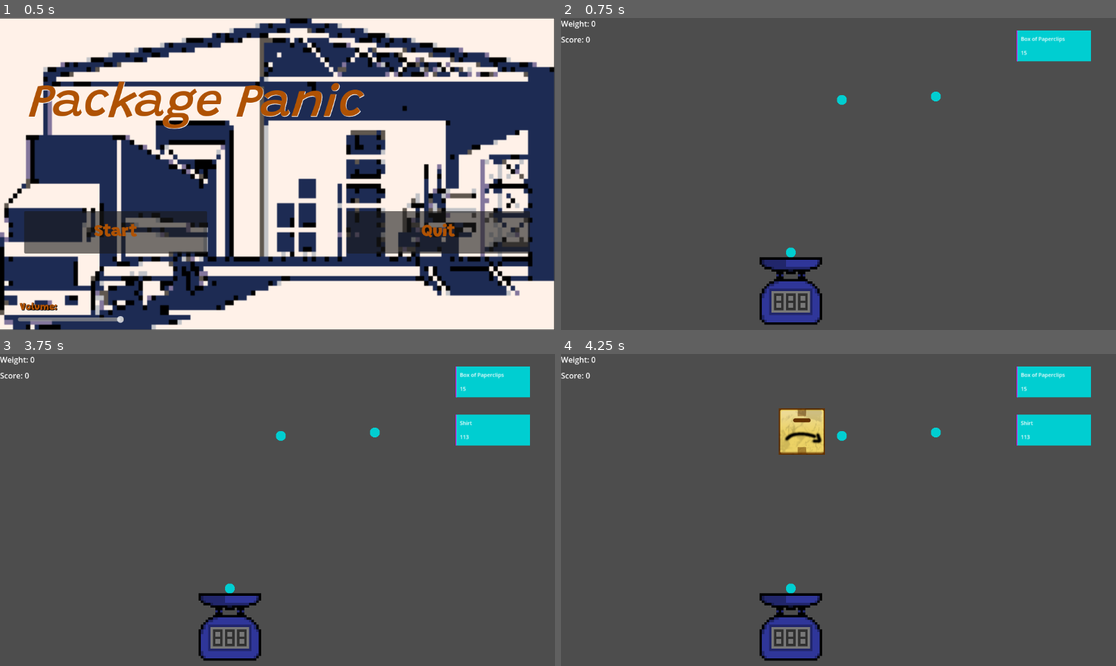
Above: before the commit, frames 1-4 (two rows, left to right).
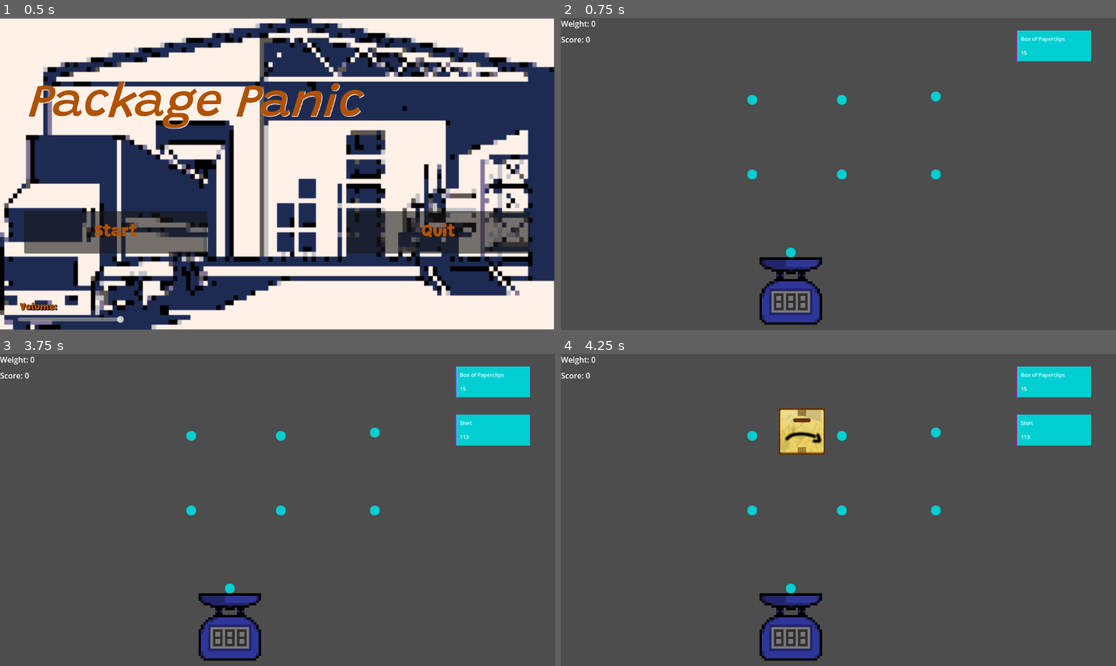
Above: after the commit, the same moments.

Repository: rodemananthony/gmtk-2024
Game: Godot game, scene res://scenes/Title Screen.tscn
Same seed, same stepped clock (60 frames per second), same inputs: the game is played once before the commit and once after it.
Inputs (mouse positions are in pixels of both pictures, inside the frame that each line leads up to):
- Up to frame 1 (0.5 s): no input
- Up to frame 2 (0.75 s): click "Start" at 0.5 s
- Up to frame 3 (3.75 s): tap Enter at 1.25, 2.75 s; move the mouse to (399, 494) at 1.27 s; click (399, 494) at 1.35 s; tap Space at 2, 3.5 s; drag from (166, 525) to (283, 435) at 2.02 s; move the mouse to (333, 441) at 2.77 s; click (333, 441) at 2.85 s; drag from (249, 572) to (377, 432) at 3.52 s
- Up to frame 4 (4.25 s): no input

Frame 1 is identical in both runs. In frame 2, 0.2% of the frame differs, in the area x 33-69%, y 24-52%; in frame 3, 0.2%; in frame 4, 0.2%.

Commit message:
changing shid

Diff:
--- a/scenes/test/catalog_test.tscn
+++ b/scenes/test/catalog_test.tscn
@@ -43,6 +43,30 @@
 [node name="CollisionShape2D" type="CollisionShape2D" parent="Drop Zone"]
 shape = SubResource("CircleShape2D_veel5")
 
+[node name="Drop Zone3" parent="." instance=ExtResource("4_fnyxk")]
+position = Vector2(583, 325)
+
+[node name="CollisionShape2D" type="CollisionShape2D" parent="Drop Zone3"]
+shape = SubResource("CircleShape2D_veel5")
+
+[node name="Drop Zone4" parent="." instance=ExtResource("4_fnyxk")]
+position = Vector2(778, 325)
+
+[node name="CollisionShape2D" type="CollisionShape2D" parent="Drop Zone4"]
+shape = SubResource("CircleShape2D_veel5")
+
+[node name="Drop Zone5" parent="." instance=ExtResource("4_fnyxk")]
+position = Vector2(397, 325)
+
+[node name="CollisionShape2D" type="CollisionShape2D" parent="Drop Zone5"]
+shape = SubResource("CircleShape2D_veel5")
+
+[node name="Drop Zone6" parent="." instance=ExtResource("4_fnyxk")]
+position = Vector2(397, 170)
+
+[node name="CollisionShape2D" type="CollisionShape2D" parent="Drop Zone6"]
+shape = SubResource("CircleShape2D_veel5")
+
 [node name="Drop Zone2" parent="." instance=ExtResource("4_fnyxk")]
 position = Vector2(778, 163)
 
--- a/scripts/catalog_manager.gd
+++ b/scripts/catalog_manager.gd
@@ -24,6 +24,8 @@
 
 var current_catalog: Array[ProgressItem] = []
 
+var test_catalog: Array[ProgressItem] = []
+
 var page := 0
 
 
@@ -31,7 +33,7 @@
 
 func _ready() -> void:
 	_add_page_inner(page)
-	emit_signal("catalog_items", current_catalog)
+	#emit_signal("catalog_items", current_catalog)
 
 func add_next_page() -> void:
 	# Check if there are any more pages
@@ -41,12 +43,11 @@
 
 	page += 1
 	_add_page_inner(page)
-	emit_signal("catalog_items", current_catalog)
+	#emit_signal("catalog_items", current_catalog)
 
 func _add_page_inner(page_number: int) -> void:
 	# Should be Array[Item], typing system can't handle that
 	var page_to_add: Array = CATALOG_PAGES.get(page_number, [])
-
 	for item in page_to_add:
 		var converted_item := ProgressItem.new(item)
 
@@ -54,3 +55,5 @@
 
 		var new_catalog_item_view = CATALOG_ITEM_SCENE.instantiate().with_data(converted_item)
 		catalog_view.add_child(new_catalog_item_view)
+
+	emit_signal("catalog_items", current_catalog)
--- a/scripts/order_manager.gd
+++ b/scripts/order_manager.gd
@@ -24,7 +24,15 @@
 	pass
 
 func add_correct_order(package:Package, ui_position:Vector2, ui_weight:float):
-	correct_orders += 1
+	if correct_orders < 8:
+		correct_orders += 1
+	if correct_orders == 3:
+		%"Catalog Manager".add_next_page()
+		correct_orders +=1
+	elif correct_orders == 7:
+		%"Catalog Manager".add_next_page()
+		correct_orders +=1
+
 	order_score += 1
 	#print(ui_position)
 	emit_signal("display_score", order_score)
@@ -44,7 +52,7 @@
 	current_catalog = catalog.duplicate()
 	order_catalog = catalog.duplicate()
 	emit_signal("usable_catalog", order_catalog)
-	#print(current_catalog)
+	#print(complete_catalog)
 
 
 func _on_collision_shape_2d_package_catalog(array: Array) -> void:
--- a/scripts/order_spawner.gd
+++ b/scripts/order_spawner.gd
@@ -52,15 +52,30 @@
 			order_weight_label.set("text", item_weight)
 			#print(order_label)
 
-			new_order.set_position(order_positions[0])
-			order_positions.remove_at(0)
-			add_child(new_order)
+			if order_positions.is_empty() == false :
+				new_order.set_position(order_positions[0])
+				order_positions.remove_at(0)
+				add_child(new_order)
 
 
 func _on_order_spawner_usable_catalog(current_catalog: Array) -> void:
-	usable_catalog = current_catalog.duplicate()
+	if len(current_catalog) == 3:
+		usable_catalog.append(current_catalog[0])
+		usable_catalog.append(current_catalog[1])
+		usable_catalog.append(current_catalog[2])
+	elif len(current_catalog) == 6:
+		usable_catalog.append(current_catalog[3])
+		usable_catalog.append(current_catalog[4])
+		usable_catalog.append(current_catalog[5])
+	elif len(current_catalog) == 10:
+		usable_catalog.append(current_catalog[6])
+		usable_catalog.append(current_catalog[7])
+		usable_catalog.append(current_catalog[8])
+		usable_catalog.append(current_catalog[9])
+
 	complete_catalog = current_catalog.duplicate()
-	#print(usable_catalog)
+	for x in len(usable_catalog):
+		print(usable_catalog[x].get("item").get("name"))
 
 
 
--- a/scripts/package_manager.gd
+++ b/scripts/package_manager.gd
@@ -64,6 +64,6 @@
 
 
 func _on_order_spawner_catalog_to_choose_from(package_catalog: Array) -> void:
-	catalog_check = package_catalog.duplicate()
+	catalog_check = package_catalog
 	'''for x in len(catalog_check):
 		print(catalog_check[x].get("item").get("name"))'''
